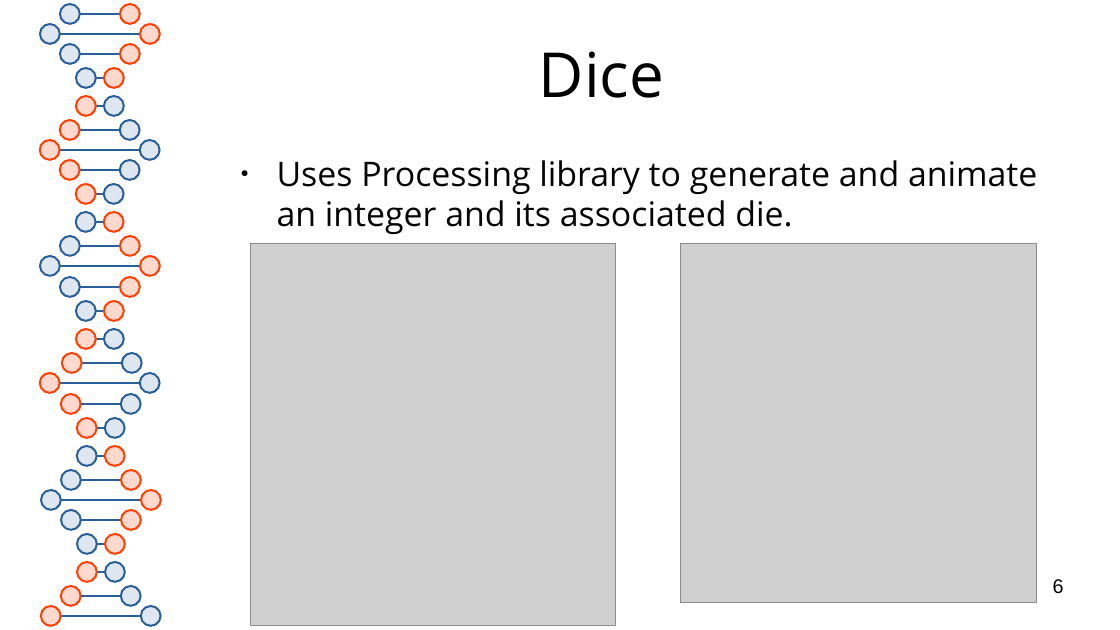
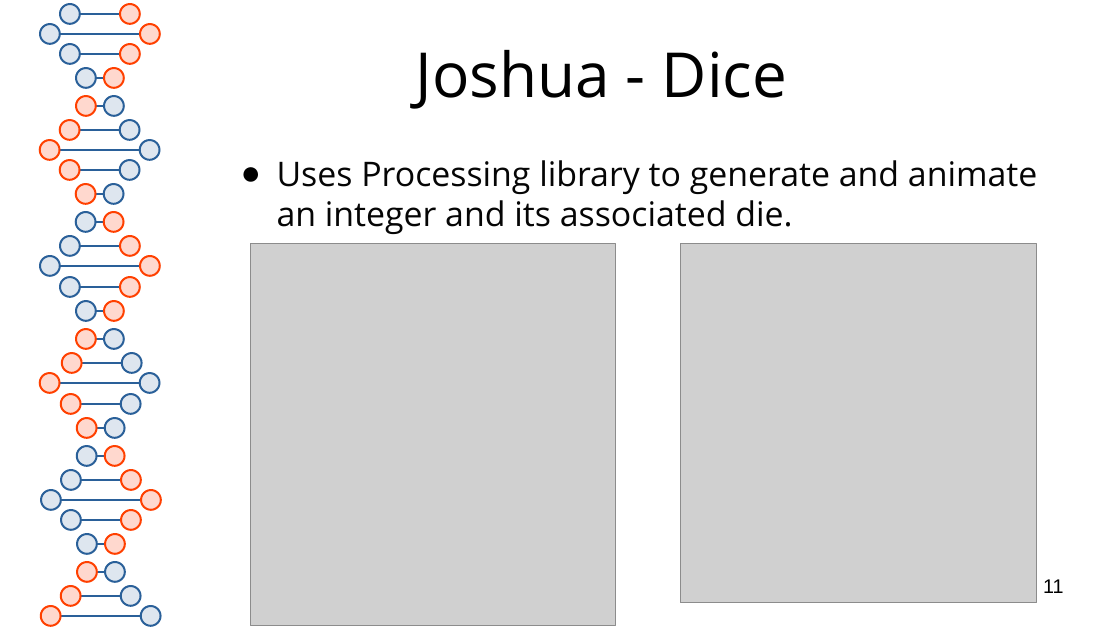
Before and after one commit to RedOctober117/ChutesAndLadders, a slide deck: slide 11 of documentation/presentation.pptx (slide 6 before the commit). Drawn at 1120x630 pixels with LibreOffice and Linux fonts; fonts in the diff are those of the drawing; grey boxes stand for pictures. Boxes give left, top, right and bottom in pixels: in the first picture for what was removed or moved away, otherwise in the second. Text is boxed around its words. In the diff, an @@ line names an element or a change of style, - is before the commit and + after.

```diff
--- a/documentation/presentation.pptx
+++ b/documentation/presentation.pptx
@@ title at [415,50,787,109]: text changed @@
-Dice
+Joshua - Dice
@@ text "Uses Processing library to generate ..." at [277,160,1037,234]: less space between paragraphs @@
@@ page number at [1043,579,1064,593]: text changed @@
-6
+11
```
Also in this commit, not shown: 8 other slides changed, 6 slides added.
